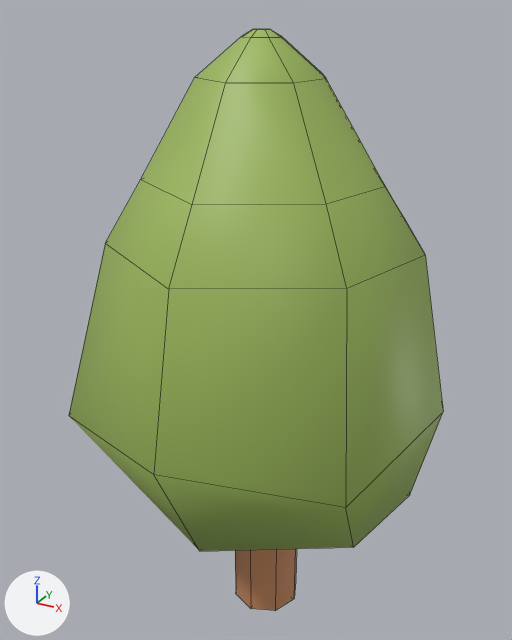
A saved change to the FBX model Assets/Models/Pine_S.fbx.
Camera for both pictures: a 50 mm lens placed at (-3.689, -3.654, 0.277), pointed at (-3.829, -3.399, 0.149). Lighting does not change. The marker at lower left points along +X, +Y and +Z. Mesh edges are drawn as thin lines. Where no turn or scale is listed for an object, it has been applied to the vertices.

Names of what the first picture shows: 'Tree_S'.
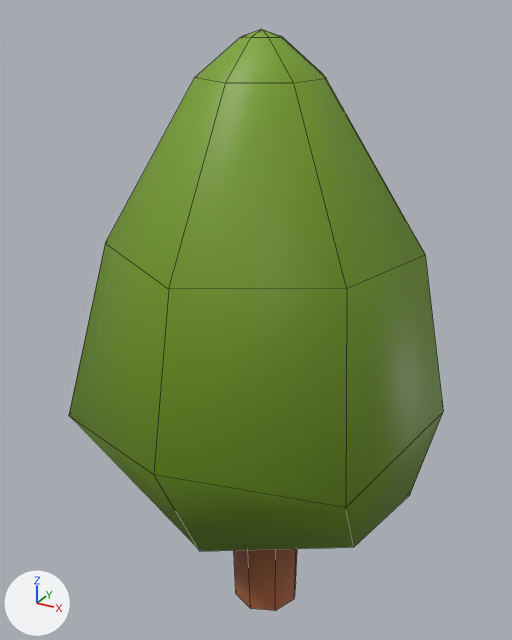
Changed parts and their boxes [x1, y1, x2, y2] in the pictures (512 x 640 px):
part 1 of me_mesh, cut back
    both: [105, 29, 425, 289]
part 2 of me_mesh, cut back
    before: [235, 549, 297, 611]
    after: [234, 549, 297, 611]
part 3 of me_mesh, recoloured
    both: [69, 37, 443, 551]

Edits to the bpy script that builds the scene:
```text
Add img_texture_sheet_png:
    img_texture_sheet_png = load_image('texture sheet.png', '_unpacked/texture_sheet.png', 1024, 1024, 'sRGB')
Add mat_texturesheet:
    mat_texturesheet = principled_material('texturesheet')
    mat_texturesheet.texture = img_texture_sheet_png
Change me_mesh:
    used by ob_tree_s; location = (-3.8213, -3.4014, 0.0)
    remove me_mesh.from_pydata(...)  # 98 vertices, 96 faces; spans x -0.077..0.077, y -0.087..0.087, z 0.0..0.27
    remove me_mesh.materials.append(mat_lambert4)  # orange #cb8d63
    add me_mesh.from_pydata(...)  # 57 vertices, 56 faces; spans x -0.077..0.077, y -0.087..0.087, z 0.0..0.27
    me_mesh part 1
    16 vertices are removed from x -0.047..0.047, y -0.056..0.053, z 0.214..0.27
    28 faces are deleted
    16 new faces join them
    me_mesh part 2
    25 vertices are removed from x -0.032..0.032, y -0.03..0.043, z 0.0..0.072
    44 faces are deleted
    16 new faces join them
    me_mesh part 3: 24 faces spanning x -0.077..0.077, y -0.087..0.087, z 0.07..0.267 switch from mat_flowerstem (green #9fbb5e) to mat_texturesheet (picture img_texture_sheet_png)
```
